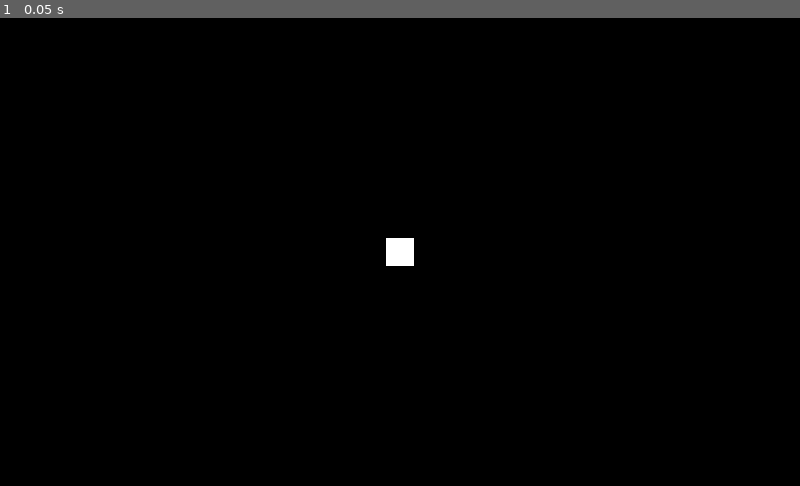
Above: before the commit, frame 1.
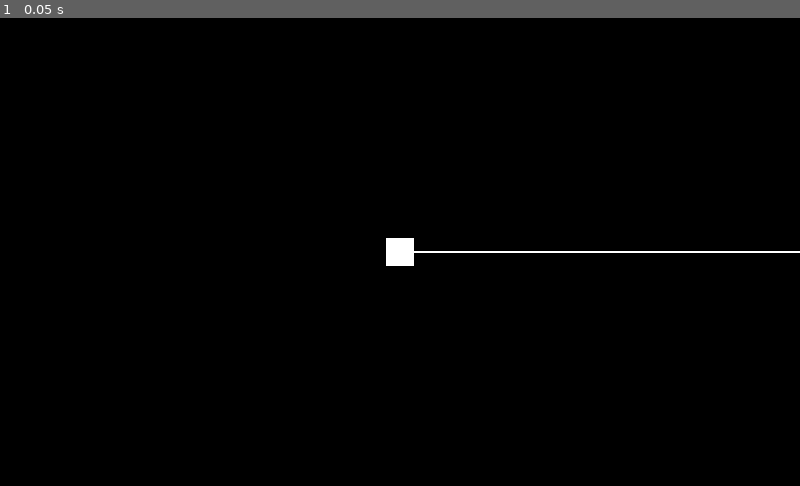
Above: after the commit, the same moment.

Repository: blaquenkot/dimension
Game: Godot game, scene res://Game.tscn
Two runs of this game, one before a commit and one after it. Both use one fixed random seed, a clock stepped at 60 frames per second and the inputs below.
Inputs:
- Up to frame 1 (0.05 s): no input

The runs differ from the first frame. In frame 1, 0.2% of the frame differs, in the area x 51-100%, y 49-51%.

Commit message:
Base line

Diff:
--- a/Game.tscn
+++ b/Game.tscn
@@ -1,9 +1,12 @@
-[gd_scene load_steps=3 format=2]
+[gd_scene load_steps=4 format=2]
 
 [ext_resource path="res://Square.tscn" type="PackedScene" id=1]
 
 [sub_resource type="Environment" id=1]
 background_mode = 1
+
+[sub_resource type="CubeMesh" id=2]
+size = Vector3( 100, 0.2, 1 )
 
 [node name="Spatial" type="Spatial"]
 
@@ -17,3 +20,8 @@
 
 [node name="DirectionalLight" type="DirectionalLight" parent="."]
 transform = Transform( 1, 0, 0, 0, 1, 0, 0, 0, 1, 0, 1.09904, 8.18347 )
+
+[node name="MeshInstance" type="MeshInstance" parent="."]
+transform = Transform( 1, 0, 0, 0, 1, 0, 0, 0, 1, 50, 0, 0 )
+mesh = SubResource( 2 )
+material/0 = null
